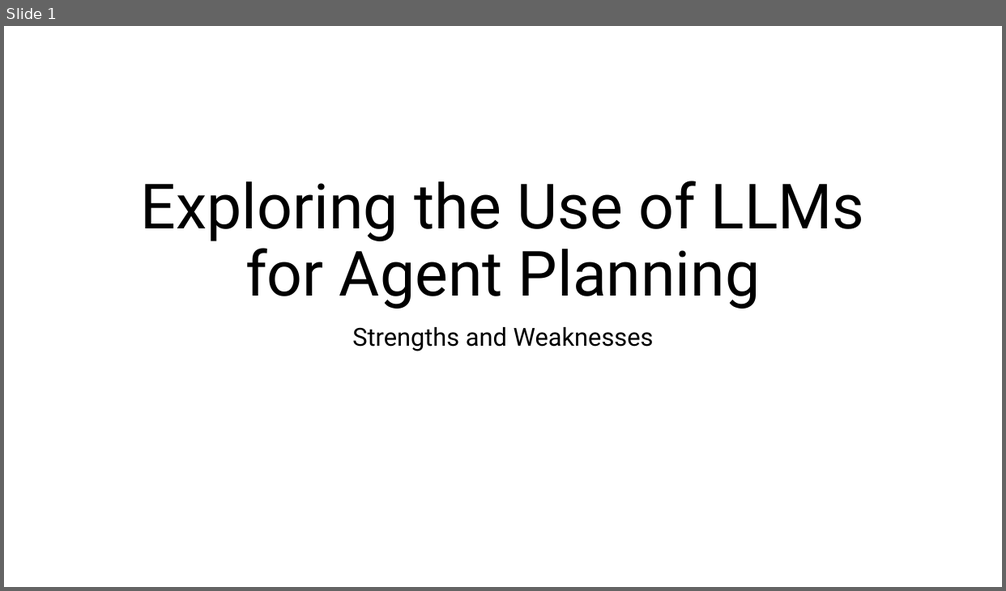
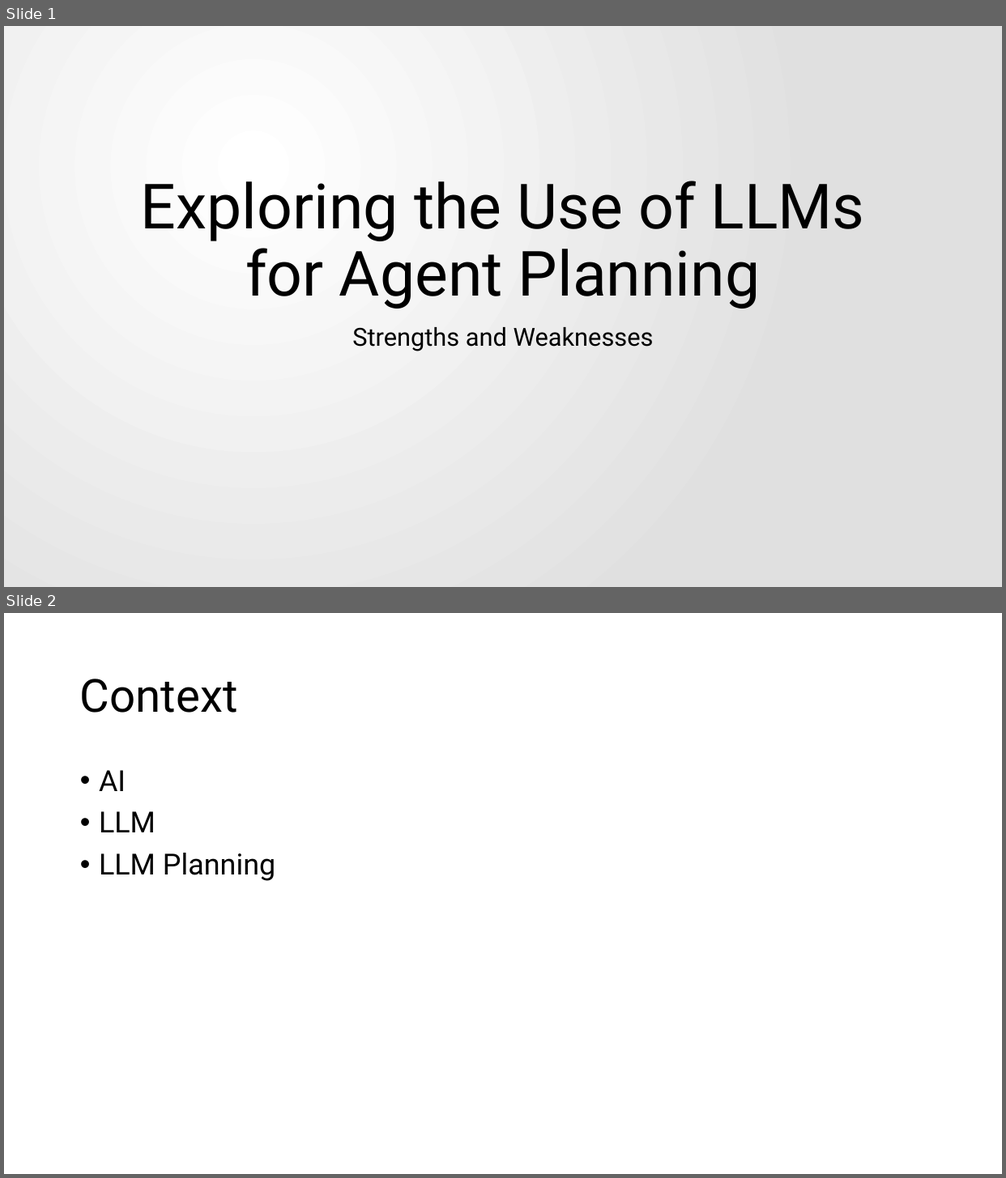
Before and after one commit to davidemodolo/master_thesis, a slide deck: presentation/Exploring the Use of LLMs for Agent Planning.pptx. Shown one above the other, each under a label of ours: slide 1 before the commit, slides 1 and 2 after it. The pictures are 1006x591 and 1006x1178 pixels, drawn with LibreOffice and Linux fonts; fonts in the diff are those of the drawing. Boxes give left, top, right and bottom in pixels: in the first picture for what was removed or moved away, otherwise in the second. Text is boxed around its words. In the diff, an @@ line names an element or a change of style, - is before the commit and + after.

```diff
--- a/presentation/Exploring the Use of LLMs for Agent Planning.pptx
+++ b/presentation/Exploring the Use of LLMs for Agent Planning.pptx
@@ slide 2 added at (4,613,1002,1174), background #FFFFFF @@
@@ title added at (80,679,238,713), 44 pt, text #000000 @@
+Context
@@ text added at (99,770,275,881), 28 pt, text #000000 @@
+• AI
+• LLM
+• LLM Planning
@@ slide 1 changed as well @@
@@ background #FFFFFF to gradient #FFFFFF to #E1E1E1 @@
```
Also in this commit, not shown: 5 other slides added, 3 other files.
